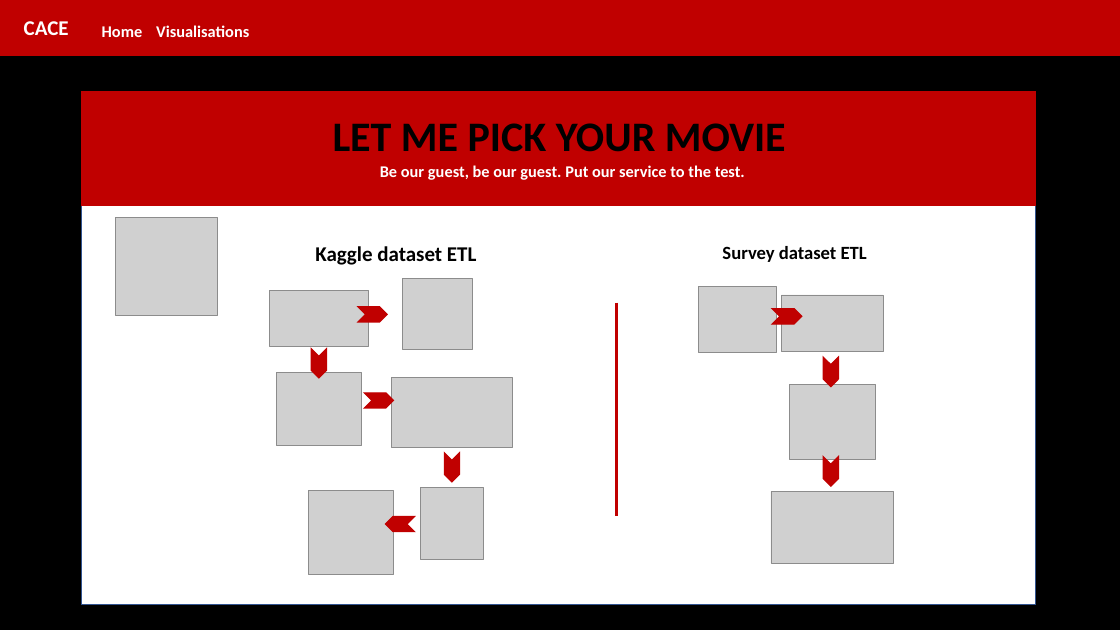
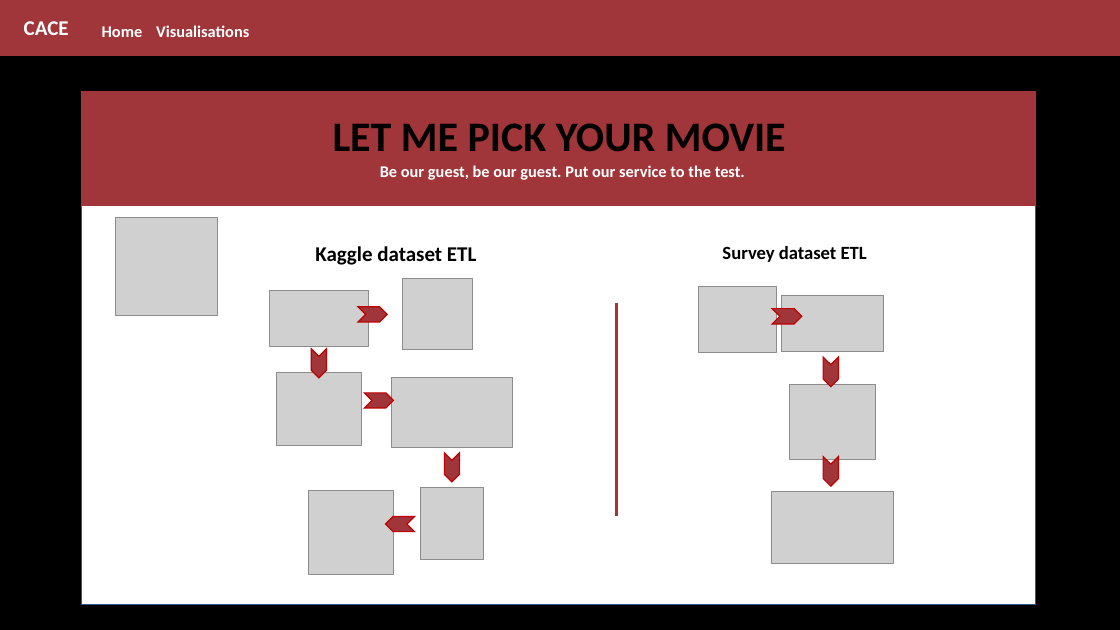
Before and after one commit to CarmenK2/Movie_Pick, a slide deck: slide 12 of Presentation/MoviePick.pptx. Drawn at 1120x630 pixels with LibreOffice and Linux fonts; fonts in the diff are those of the drawing; grey boxes stand for pictures. Boxes give left, top, right and bottom in pixels: in the first picture for what was removed or moved away, otherwise in the second. Text is boxed around its words. In the diff, an @@ line names an element or a change of style, - is before the commit and + after.

```diff
--- a/Presentation/MoviePick.pptx
+++ b/Presentation/MoviePick.pptx
@@ rectangle at (x1=0, y1=0, x2=1120, y2=55): fill #C00000 to #A0353A; outline #C00000 1 pt to #A0353A 1 pt @@
@@ rectangle at (x1=82, y1=92, x2=1036, y2=206): fill #C00000 to #A0353A; outline #C00000 1 pt to #A0353A 1 pt @@
@@ rectangle "Be our guest, be our ..." resized from (x1=380, y1=165, x2=745, y2=180) to (x1=371, y1=157, x2=870, y2=186) @@
@@ rectangle "Be our guest, be our ..." at (x1=371, y1=157, x2=870, y2=186): outline none to #A0353A 0.75 pt @@
@@ line (617, 302) - (617, 516): stroke #C00000 2.25 pt to #A0353A 2.25 pt @@
@@ fill #C00000 to #A0353A in 8 elements at (x1=386, y1=517, x2=415, y2=532), (x1=358, y1=307, x2=387, y2=322), (x1=311, y1=349, x2=326, y2=379), (x1=445, y1=452, x2=460, y2=482), (x1=365, y1=393, x2=394, y2=408), (x1=823, y1=357, x2=838, y2=386), (x1=823, y1=457, x2=838, y2=486), (x1=772, y1=308, x2=802, y2=323) @@
```
Also in this commit, not shown: 12 other slides changed, 3 other files.
